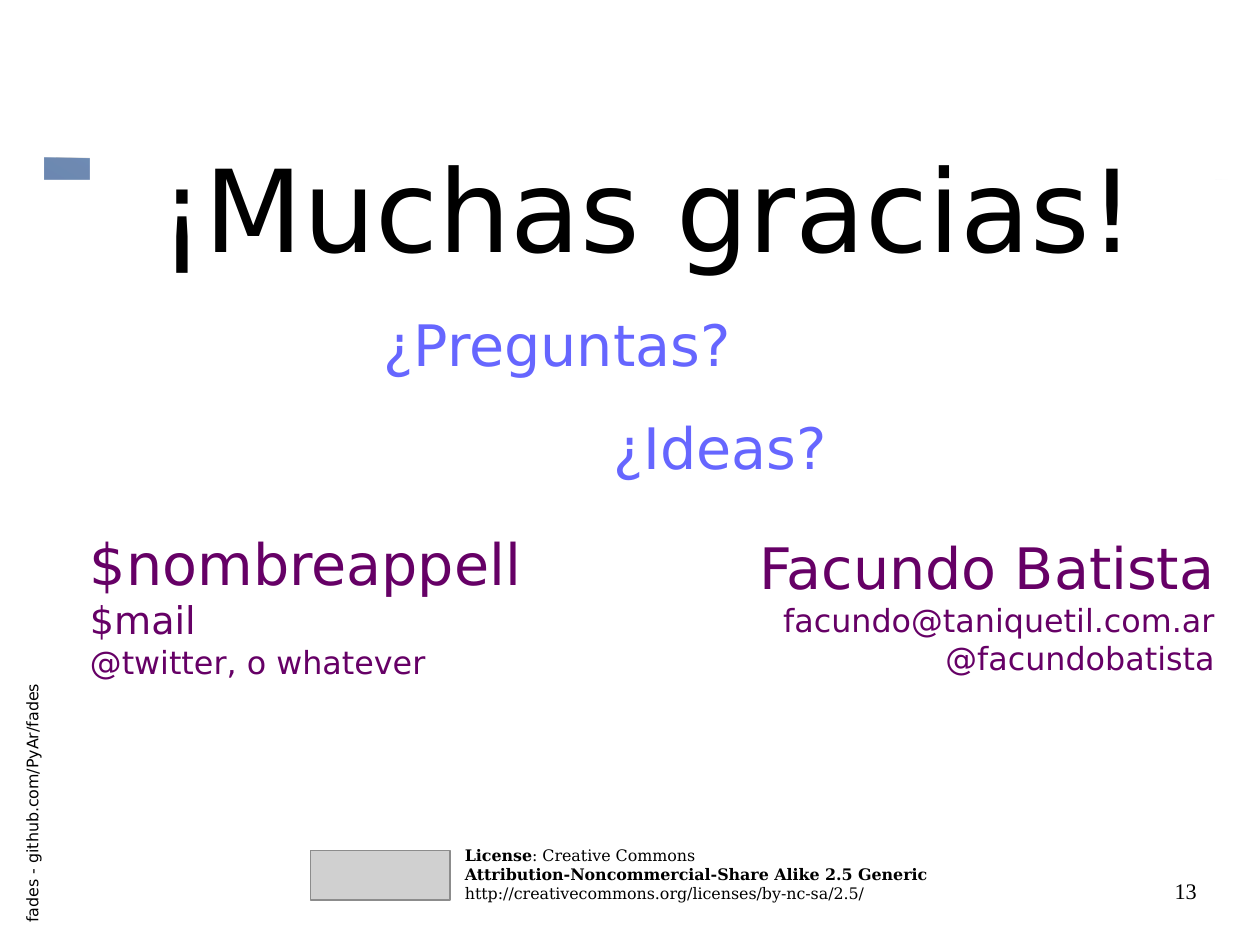
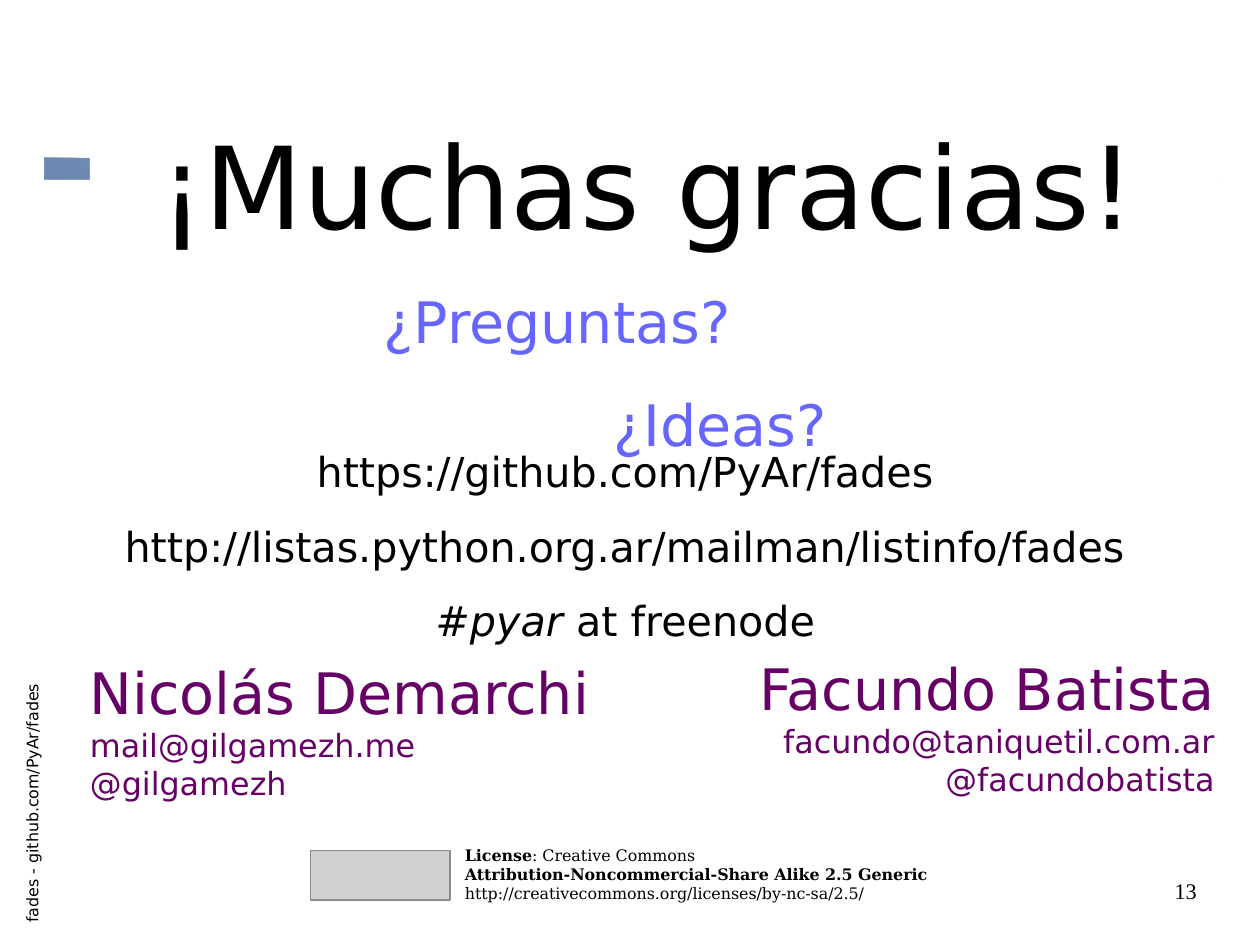
Before and after one commit to PyAr/fades, a slide deck: slide 13 of resources/slides.odp. Drawn at 1260x945 pixels with LibreOffice and Linux fonts; fonts in the diff are those of the drawing; grey boxes stand for pictures. Boxes give left, top, right and bottom in pixels: in the first picture for what was removed or moved away, otherwise in the second. Text is boxed around its words. In the diff, an @@ line names an element or a change of style, - is before the commit and + after.

Commit message:
minor changes

```diff
--- a/resources/slides.odp
+++ b/resources/slides.odp
@@ title "¡Muchas gracias! ¿Preguntas? ¿Ideas?" moved from (x1=159, y1=165, x2=1135, y2=480) to (x1=159, y1=142, x2=1135, y2=458) @@
@@ title added at (x1=125, y1=454, x2=1125, y2=645), 26 pt, text #000000 @@
+https://github.com/PyAr/fades
+http://listas.python.org.ar/mailman/listinfo/fades
+#pyar at freenode
@@ title "Facundo Batista facundo@taniquetil.com.ar @facundobatista" moved from (x1=759, y1=545, x2=1214, y2=676) to (x1=759, y1=666, x2=1214, y2=797) @@
@@ title at (x1=90, y1=668, x2=588, y2=802): text changed @@
-$nombreappell
-$mail
-@twitter, o whatever
+Nicolás Demarchi
+mail@gilgamezh.me
+@gilgamezh
```
Also in this commit, not shown: 2 other slides changed.
